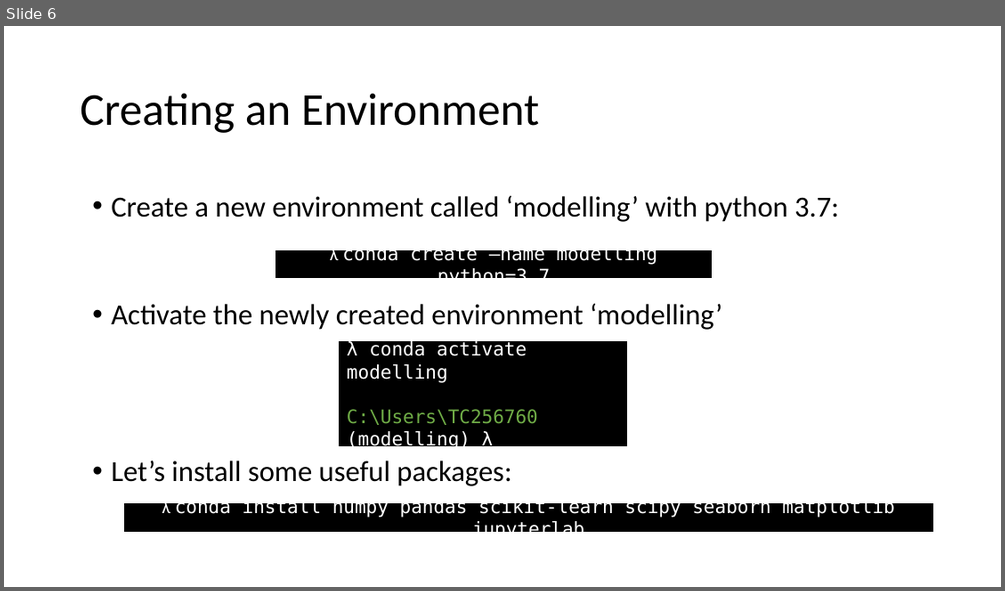
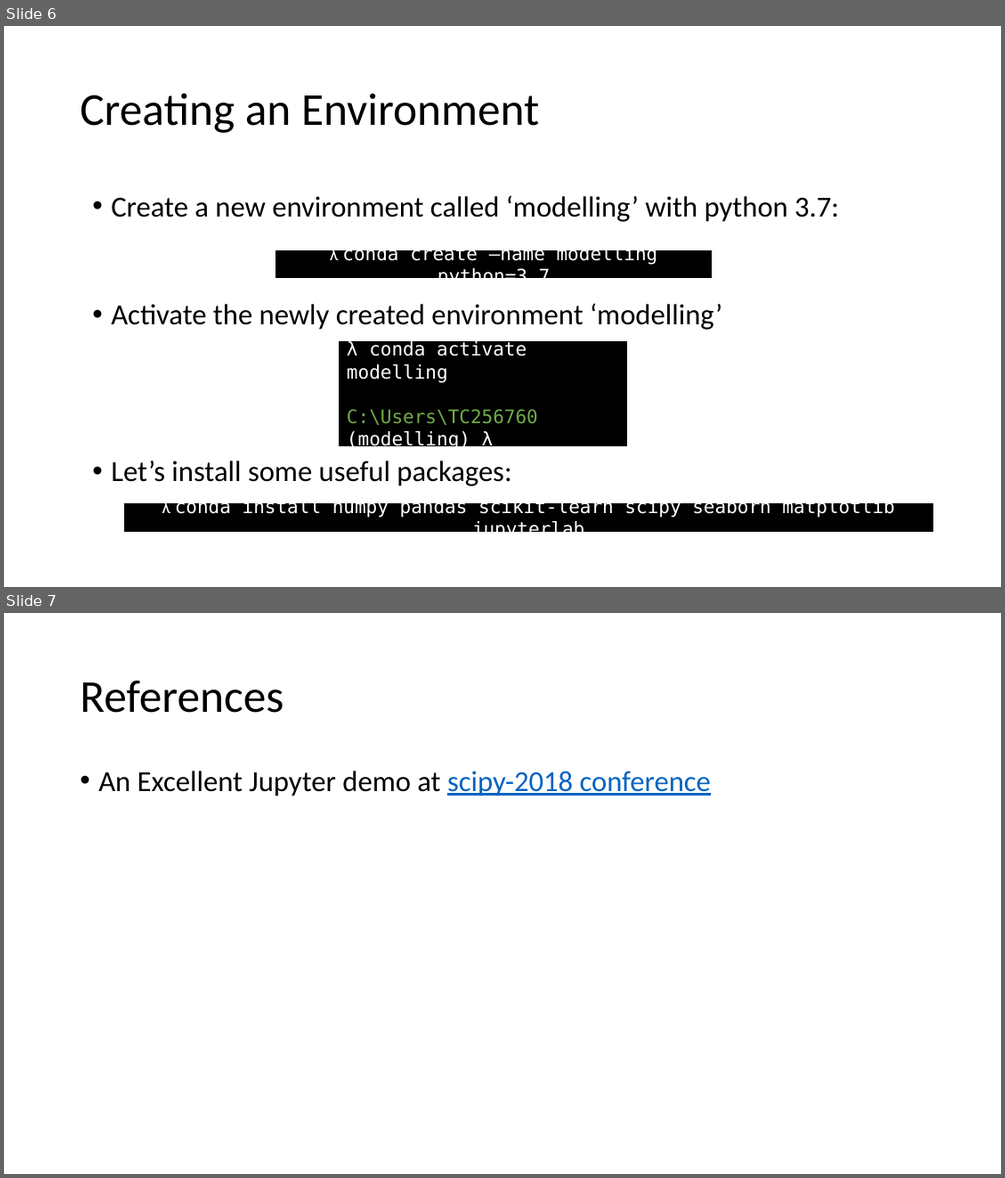
Before and after one commit to tcapelle/python_ines, a slide deck: python.pptx. Shown one above the other, each under a label of ours: slide 6 before the commit, slides 6 and 7 after it. The pictures are 1005x591 and 1005x1178 pixels, drawn with LibreOffice and Linux fonts; fonts in the diff are those of the drawing. Boxes give left, top, right and bottom in pixels: in the first picture for what was removed or moved away, otherwise in the second. Text is boxed around its words. In the diff, an @@ line names an element or a change of style, - is before the commit and + after.

```diff
--- a/python.pptx
+++ b/python.pptx
@@ slide 7 added at box(4, 613, 1001, 1174), background #FFFFFF @@
@@ title added at box(80, 680, 283, 713), 44 pt, text #000000 @@
+References
@@ text added at box(98, 771, 711, 796), 28 pt, text #000000 @@
+• An Excellent Jupyter demo at scipy-2018 conference
```
Also in this commit, not shown: 1 slide changed, 2 other files.
